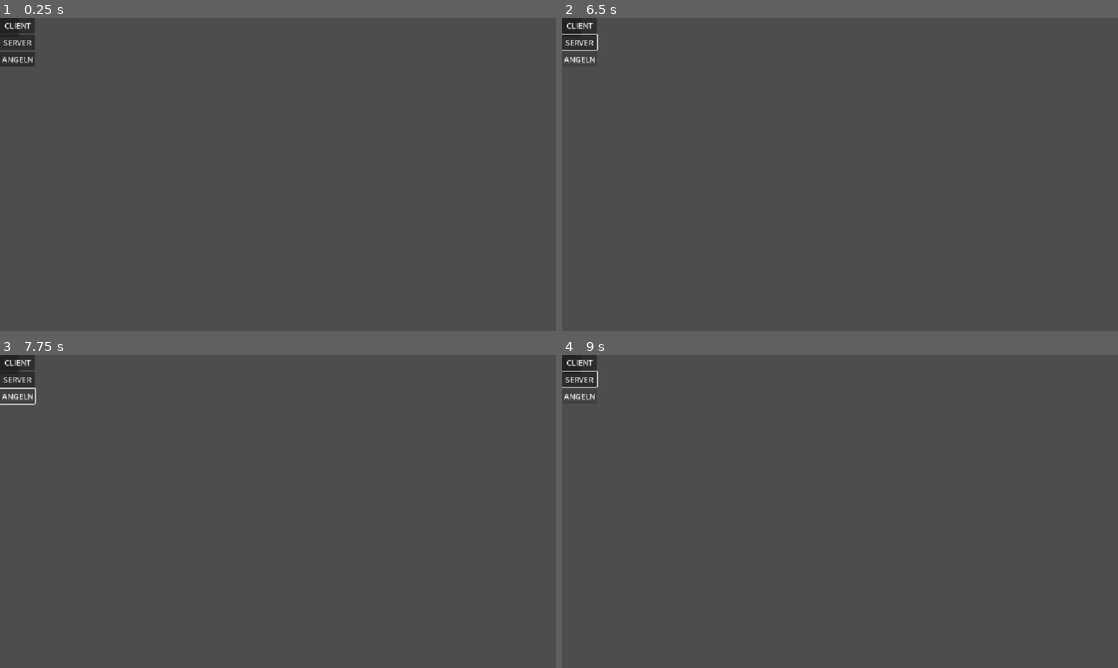
Above: before the commit, frames 1-4 (two rows, left to right).
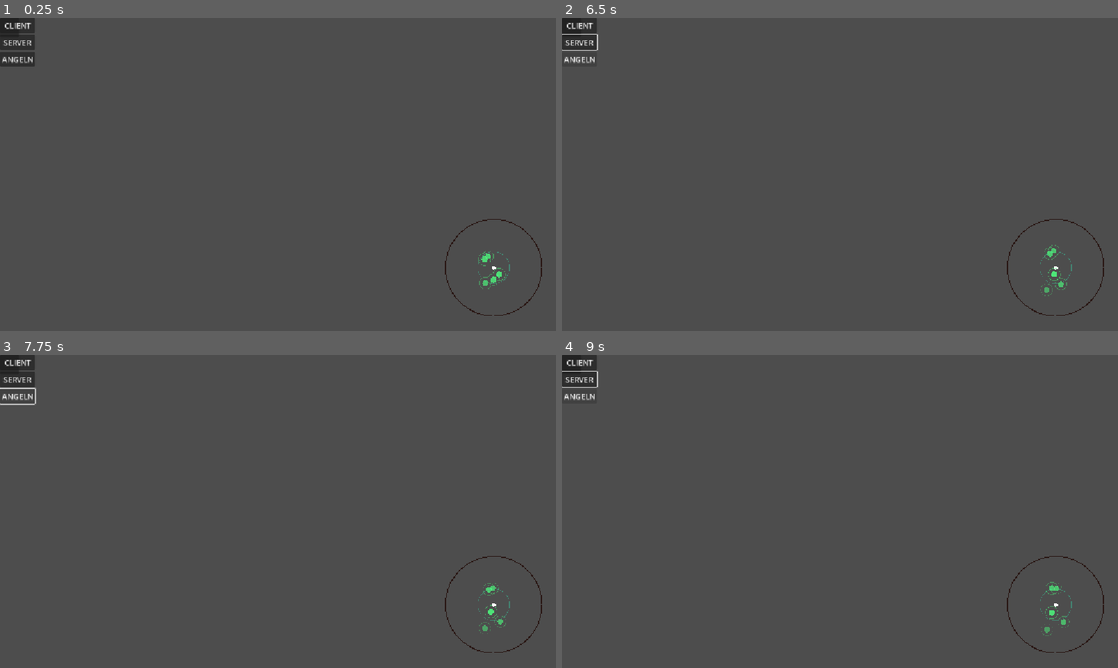
Above: after the commit, the same moments.

Repository: chocolandTV/endless_ocean
Game: Godot game, scene res://scenes/test_web_socket.tscn
Same seed, same stepped clock (60 frames per second), same inputs: the game is played once before the commit and once after it.
Inputs:
- Up to frame 1 (0.25 s): no input
- Up to frame 2 (6.5 s): click "CLIENT" at 0.5 s; click "SERVER" at 1.25 s; click "ANGELN" at 2 s; tap Enter at 2.75, 4.25 s; hold Right (ui_right) 2.78-3.53 s; tap Space at 3.5, 5 s; hold Down (ui_down) 3.53-4.28 s; hold Right (ui_right) 4.28-5.03 s; hold Up (ui_up) 5.03-5.78 s; hold Left (ui_left) from 5.78 s (still down)
- Up to frame 3 (7.75 s): release Left (ui_left) at 7.28 s; hold Down (ui_down) from 7.28 s (still down)
- Up to frame 4 (9 s): tap Enter at 8 s; release Down (ui_down) at 8.03 s; hold Right (ui_right) 8.03-8.78 s; hold Up (ui_up) from 8.78 s (still down)

The runs differ from the first frame. In frame 1, 0.3% of the frame differs, in the area x 80-98%, y 64-96%; in frame 2, 0.3%; in frame 3, 0.3%; in frame 4, 0.3%.
Error after the commit: Invalid access to property or key 'set_fishing' on a base object of type 'Node (network.gd)'. (res://scripts/test_web_socket.gd:31)

Commit message:
network_rework

Diff:
--- a/project.godot
+++ b/project.godot
@@ -24,6 +24,14 @@
 window/stretch/mode="canvas_items"
 window/stretch/aspect="expand"
 
+[input]
+
+fishing={
+"deadzone": 0.2,
+"events": [Object(InputEventKey,"resource_local_to_scene":false,"resource_name":"","device":-1,"window_id":0,"alt_pressed":false,"shift_pressed":false,"ctrl_pressed":false,"meta_pressed":false,"pressed":false,"keycode":0,"physical_keycode":32,"key_label":0,"unicode":32,"location":0,"echo":false,"script":null)
+]
+}
+
 [physics]
 
 3d/physics_engine="Jolt Physics"
--- a/scenes/test_web_socket.tscn
+++ b/scenes/test_web_socket.tscn
@@ -1,6 +1,8 @@
 [gd_scene format=3 uid="uid://dremq4jppgscf"]
 
 [ext_resource type="Script" uid="uid://dog1i5tt4e8wg" path="res://scripts/test_web_socket.gd" id="1_vooo2"]
+[ext_resource type="PackedScene" uid="uid://dqimx00yygemn" path="res://ui/sonar_radar.tscn" id="2_0uih2"]
+[ext_resource type="PackedScene" uid="uid://bkko5ec3shhnb" path="res://ui/fishing_ui.tscn" id="3_3avjl"]
 
 [node name="Test_WebSocket" type="Node2D" unique_id=1318297918]
 script = ExtResource("1_vooo2")
@@ -37,6 +39,26 @@
 layout_mode = 2
 text = "ANGELN"
 
+[node name="Sonar_Radar" parent="CanvasLayer" unique_id=567801495 instance=ExtResource("2_0uih2")]
+anchors_preset = 3
+anchor_left = 1.0
+anchor_top = 1.0
+offset_left = -229.0
+offset_top = -231.0
+offset_right = -29.0
+offset_bottom = -31.0
+grow_horizontal = 0
+grow_vertical = 0
+
+[node name="Fishing_UI" parent="CanvasLayer" unique_id=796542222 instance=ExtResource("3_3avjl")]
+visible = false
+modulate = Color(0.4, 0.22352941, 0.19215687, 1)
+anchors_preset = 0
+anchor_right = 0.0
+anchor_bottom = 0.0
+grow_horizontal = 1
+grow_vertical = 1
+
 [connection signal="pressed" from="CanvasLayer/Control/VBoxContainer/Client_Button" to="." method="_on_button_pressed"]
 [connection signal="pressed" from="CanvasLayer/Control/VBoxContainer/Server_Button" to="." method="_on_server_button_pressed"]
 [connection signal="pressed" from="CanvasLayer/Control/VBoxContainer/Angel_Button" to="." method="_on_angel_button_pressed"]
--- /dev/null
+++ b/scripts/fishing_ui.gd
@@ -0,0 +1,146 @@
+extends Control
+signal minigame_finished(_success : bool, accuracy : float)
+
+@export var target_speed :float = 24.0
+@export var good_balance_range  :float = 12.0
+@export var danger_balance_Range: float = 224.0
+@export var max_tension : float = 100.0
+@export var reel_speed: float = 24.0
+@export var tension_growth : float = 32.0 # rate
+@export var tension_recovery: float =  20.0
+
+@onready var target_label : Label  =$MarginContainer/PanelContainer/VBoxContainer/Head_Info
+@onready var balance_slider : HSlider = $MarginContainer/PanelContainer/VBoxContainer/Balance_Hslider
+@onready var tension_bar : ProgressBar = $MarginContainer/PanelContainer/VBoxContainer/Tension_Bar
+@onready var catch_progress : ProgressBar = $MarginContainer/PanelContainer/VBoxContainer/Catch_Progress
+@onready var status_label : Label = $MarginContainer/PanelContainer/VBoxContainer/Status_Label
+@onready var reel_button : Button = $MarginContainer/PanelContainer/VBoxContainer/Button
+# private variables
+var is_reel_button_pressed : bool = false
+var target_position :float  =50.0
+var target_direction : float = 1.0
+var tension : float = 0.0
+var progress : float = 0.0
+var is_running: bool = false
+var finished : bool = false
+var accuracy_sum : float = 0.0
+var accuracy_samples : int  = 0
+
+func _ready() -> void:
+	balance_slider.min_value = 0
+	balance_slider.max_value = 100
+	balance_slider.value = 50
+
+	tension_bar.max_value = max_tension
+	catch_progress.max_value = 100
+
+	reel_button.button_down.connect(_on_reel_down)
+	reel_button.button_up.connect(_on_reel_up)
+	_start_minigame()
+
+func _physics_process(_delta: float) -> void:
+	if not is_running or finished:
+		return
+	#fish movement
+	target_position += target_direction * target_speed * _delta
+
+	if target_position > 90.0:
+		target_position= 90.0
+		target_direction = -1.0
+	elif target_position <10.0:
+		target_position = 10.0
+		target_direction = 1.0
+
+	#random direction
+	if randf() < _delta *0.8:
+		target_direction *= -1.0
+
+	var _difference : float = absf(float(balance_slider.value) - target_position)
+
+	target_label.text = "Fisch-Zug: %.0f" % target_position
+
+	if _difference <= good_balance_range:
+		if is_reel_button_pressed:
+			progress += reel_speed * _delta
+
+		tension -=tension_recovery * _delta
+		status_label.text = "Perfect, reeeeeeeeeel iiiiiiiiin"
+
+	elif _difference <= danger_balance_Range:
+		if is_reel_button_pressed:
+			progress += reel_speed * 0.3 * _delta
+
+		tension+= tension_growth * 0.35 * _delta
+		status_label.text  ="Caution, keep balance!"
+
+	else:
+		tension += tension_growth * _delta
+
+		if is_reel_button_pressed:
+			progress -= reel_speed * 0.5 * _delta
+
+		status_label.text = "To much pull, counteract it"
+
+	tension = clampf(tension, 0.0, max_tension)
+	progress = clampf(progress, 0.0, 100.0)
+
+	accuracy_sum += 1.0 - clampf(_difference / 50.0,0.0,1.0)
+	accuracy_samples += 1
+
+	tension_bar.set_value_no_signal( tension)
+	catch_progress.set_value_no_signal(progress)
+
+	if tension >= max_tension:
+		_finished(false)
+	elif progress >= 100.0:
+		_finished(true)
+
+func _start_minigame() ->void:
+	target_position = randf_range(30.0,70.0)
+	target_direction = 1.0 if randf() > 0.5 else -1.0
+
+	tension = 0.0
+	progress = 0.0
+	accuracy_sum = 0.0
+	accuracy_samples = 0
+
+	is_reel_button_pressed =false
+	is_running = true
+	finished = false
+
+	balance_slider.set_value_no_signal(50.0)
+	tension_bar.set_value_no_signal(0)
+	catch_progress.set_value_no_signal(0)
+
+	status_label.text = "Fish catched, hold the balance"
+	reel_button.disabled = false
+
+
+func _on_reel_down() ->void:
+	if is_running and not finished:
+		is_reel_button_pressed = true
+
+func _on_reel_up() ->void:
+	is_reel_button_pressed = false
+
+func _finished(_result : bool) ->void:
+	if finished:
+		return
+
+	finished = true
+	is_running = false
+	is_reel_button_pressed = false
+	reel_button.disabled = true
+
+	# genauigkeit
+	var _accuracy: float = 0.0
+
+	if accuracy_samples > 0:
+		_accuracy = accuracy_sum / float(accuracy_samples)
+
+	if _result:
+		status_label.text ="Catched."
+	else:
+		status_label.text = "The Fish has escaped."
+
+	minigame_finished.emit(_result, _accuracy)
--- a/scripts/network.gd
+++ b/scripts/network.gd
@@ -4,20 +4,37 @@
 signal connection_changed(_connected : bool)
 signal game_state_updated(state:  Dictionary)
 signal fishing_result_received(_success : bool, amount : int)
+signal fishing_session_started(_session_id: int, phase : float)
+signal fishing_session_ended(_success : bool, message: String)
+
 
 # consts
 const SERVER_PORT : int = 9080
 const MAX_PLAYERS: int  = 128
 const DEFAULT_START_FOOD : int  = 100
 const DEFAULT_BOSS_FOOD_CONDITION : int = 1000
+
+const FOOD_DECAY_PER_SECOND : int = 1
+const FISHING_COOLDOWN_MS : int = 1500
+const MIN_FISHING_DURATION_MS : int = 3000
+const MAX_FISHING_DURATION_MS: int  = 45000
+const INPUT_INTERVAL_MS : int = 100
+const MIN_INPUT_SAMPLES: int  = 15
+const GOOD_BALANCE_RANGE : float = 15.0
+const MAX_TENSION : float = 100.0
+
 # only server executes
 var is_server : bool  = false
 
 # Base stats
 var food_by_player: Dictionary = {}
 var active_fishers: Dictionary = {}
+var fishing_sessions: Dictionary = {}
+var last_fishing_time: Dictionary = {}
+
 var total_progress:  int = 0
 var boss_spawned : bool = false
+var next_session_id: int  = 1
 
 # timer
 var decay_timer : float = 0.0
@@ -34,8 +51,11 @@
     multiplayer.multiplayer_peer = peer
     is_server = true
 
-    multiplayer.peer_connected.connect(_on_peer_connected)
-    multiplayer.peer_disconnected.connect(_on_peer_disconnected)
+    if not multiplayer.peer_connected.is_connected(_on_peer_connected):
+        multiplayer.peer_connected.connect(_on_peer_connected)
+
+    if not multiplayer.peer_disconnected.is_connected(_on_peer_disconnected):
+        multiplayer.peer_disconnected.connect(_on_peer_disconnected)
 
     print("Server initialize finished on port: ", SERVER_PORT)
     return OK
@@ -54,6 +74,15 @@
     multiplayer.multiplayer_peer = peer
     # disable server mode
     is_server = false
+    # new secure conditon
+    if not multiplayer.connected_to_server.is_connected(_on_connected_to_server):
+        multiplayer.connected_to_server.connect(_on_connected_to_server)
+
+    if not multiplayer.connection_failed.is_connected(_on_connection_failed):
+        multiplayer.connection_failed.connect(_on_connection_failed)
+
+    if not multiplayer.server_disconnected.is_connected(_on_server_disconnected):
+        multiplayer.server_disconnected.connect(_on_server_disconnected)
 
     return OK
 
@@ -65,12 +94,23 @@
 
     decay_timer +=_delta
 
-    if decay_timer >= 1:
+    if decay_timer >= FOOD_DECAY_PER_SECOND:
         decay_timer = 0.0
 
         _decay_food()
         _broadcast_state()
 
+# connections success signal
+func _on_connected_to_server() ->void:
+    connection_changed.emit(true)
+
+# connection failed signal
+func _on_connection_failed() ->void:
+    connection_changed.emit(false)
+
+# connection on server disconnected signal
+func _on_server_disconnected() ->void:
+    connection_changed.emit(false)
 
 func _on_peer_connected(_id : int) ->void:
     if not is_server:
@@ -86,82 +126,235 @@
 
     food_by_player.erase(_id)
     active_fishers.erase(_id)
-    _broadcast_state()
-
-# client request - server result
-@rpc("any_peer","call_remote","reliable")#crazy magic high level multiplayer
-func request_fish() -> void:
-
-    if not is_server:
-        return
-
-    # get sender id from remote procedure call # arma  reference remoteExec
-    var _sender_id := multiplayer.get_remote_sender_id()
-
-    # if client is fisherman
-    if not food_by_player.has(_sender_id):
-        return
-    # is active fisher
-    if not active_fishers.get(_sender_id, false):
-        print("Error: Player is not active")
-        return
-
-    #reward
-    var _reward : int  = randi_range(0,10) * active_fishers.size()
-    food_by_player[_sender_id] += _reward
-    print("Server: Player %s collect %s Food, Anema Koi needs %s Food left" % [_sender_id, _reward, DEFAULT_BOSS_FOOD_CONDITION - total_progress])
-
-    ##add to global count
-    total_progress += _reward
-
-    # if boss_condition cleared, spawn amena koi
-    if total_progress >= DEFAULT_BOSS_FOOD_CONDITION and not boss_spawned:
+    fishing_sessions.erase(_id)
+    last_fishing_time.erase(_id)
+    _broadcast_state()
+
+
+#client requests to begin fishing
+@rpc("any_peer","call_remote","reliable")
+func request_start_fishing() ->void:
+    if not is_server:
+        return
+
+    var sender_id : int= multiplayer.get_remote_sender_id()
+
+    if not food_by_player.has(sender_id):
+        return
+
+    if int(food_by_player[sender_id] <= 0):
+        _send_session_message(sender_id, false, "Not enough food.")
+        return
+
+    if fishing_sessions.has(sender_id):
+        return
+
+    var now : float = Time.get_ticks_msec()
+    var last_time: float =int(last_fishing_time.get(sender_id,0))
+
+    if now - last_time < FISHING_COOLDOWN_MS:
+        _send_session_message(sender_id, false, "Please wait.")
+        return
+
+    var session_id :int = next_session_id
+    next_session_id += 1
+
+    # the phase defines the target motion for this session
+    var phase :float = randf_range(0.0,TAU)
+
+    fishing_sessions[sender_id] =  {
+        "id" : session_id,
+        "started_ms" : now,
+        "last_input_ms" : 0,
+        "samples" : 0,
+        "good_samples" : 0,
+        "tension" : 0.0,
+        "phase" : phase,
+        "last_balance" : 50.0,
+        "reeling" : false
+    }
+    active_fishers[sender_id] = true
+    last_fishing_time[sender_id] = now
+
+    on_fishing_session_started.rpc_id(sender_id, session_id, phase)
+    _broadcast_state()
+
+#clients submits its current slider and button state
+@rpc("any_peer","call_remote","unreliable")
+func submit_fishing_input(session_id : int, balance : float, reeling: bool) -> void:
+    if not is_server:
+        return
+    var sender_id : int = multiplayer.get_remote_sender_id()
+
+    if not fishing_sessions.has(sender_id):
+        return
+
+    var session : Dictionary = fishing_sessions[sender_id]
+
+    if int(session["id"]) != session_id:
+        print("not same session id")
+        return
+    var now : float = Time.get_ticks_msec()
+    var last_input: float = int(session["last_input_ms"])
+
+    if now - last_input < INPUT_INTERVAL_MS:
+        print("to short interval")
+        return
+
+    if not is_finite(balance) or balance < 0.0 or balance > 100.0:
+        print("balance is out of nowhere")
+        return
+
+    var elapsed :float = float(now - int(session["started_ms"])) / 1000.0
+    var phase : float  = float( session["phase"])
+    var target : float = _get_target_position(elapsed, phase)
+    var difference : float  = absf(balance - target)
+
+    var tension : = float (session["tension"])
+
+    if difference <= GOOD_BALANCE_RANGE:
+        tension = maxf(0.0, tension -8.0)
+        if reeling:
+            session["good_samples"] = int(session["good_samples"]) +1
+    elif difference <= 28.0:
+        tension += 3.0
+
+    else:
+        tension += 7.0
+
+    session["samples"] = int(session["samples"]+1)
+    session["last_input_ms"] = now
+    session["last_balance"] = balance
+    session["reeling"] = reeling
+    session["tension"] = clampf(tension, 0.0, MAX_TENSION)
+
+    fishing_sessions[sender_id]  = session
+
+    if float(session["tension"]) >= MAX_TENSION:
+        _end_fishing(sender_id, false, "The fish escaped.")
+
+
+#client asks to finish the current fishing attempt
+@rpc("any_peer","call_remote","reliable")
+func request_finish_fishing(session_id : int)->void:
+    if not is_server:
+        return
+    var sender_id: int = multiplayer.get_remote_sender_id()
+
+    if not fishing_sessions.has(sender_id):
+        return
+
+    var session: Dictionary = fishing_sessions[sender_id]
+
+    if int(session["id"]) != session_id:
+        print(" not same session id")
+        return
+
+    var elapsed_ms: float = Time.get_ticks_msec() - int(session["started_ms"])
+
+    if elapsed_ms < MIN_FISHING_DURATION_MS:
+        print("to short to finish fishing")
+        return
+
+    if elapsed_ms > MAX_FISHING_DURATION_MS:
+        _end_fishing(sender_id, false, "The fish escaped.")
+        return
+
+    var samples : int = int(session["samples"])
+    var good_samples : int  = int(session["good_samples"])
+
+    if samples < MIN_INPUT_SAMPLES:
+        _end_fishing(sender_id, false, "Not enough fishing input")
+        return
+
+    #samples must be balanced while reeling
+    var accuracy : float = float(good_samples) / float (samples)
+    if accuracy < 0.6:
+        _end_fishing(sender_id,false,"The fish escaped.")
+        return
+
+    var active_count : int  = _count_active_fishers()
+    var reward : int = randi_range(1,20)
+
+    #group bonus
+    var bonus_multiplier : float = 1.0 + minf(
+        maxf(float(active_count -1), 0.0) * 0.1,
+        0.50)
+
+    reward = int(round(float(reward) * bonus_multiplier))
+
+    food_by_player[sender_id] += reward
+    total_progress += reward
+
+    print("Player %s collected %s food. Boss needs $s more." %[sender_id,reward,DEFAULT_BOSS_FOOD_CONDITION- total_progress])
+
+    if (total_progress >= DEFAULT_BOSS_FOOD_CONDITION and not boss_spawned):
         boss_spawned = true
-        print("Amena Koi approaches")
-
-    # call this function from server with client id
-    on_fishing_result.rpc_id(_sender_id, true, _reward)
-    _broadcast_state()
-
-@rpc("any_peer","call_remote","reliable")
-func set_fishing(_active : bool) ->void:
-
-    if not is_server:
-        return
-
-    var _sender_id:= multiplayer.get_remote_sender_id()
-
-    if not active_fishers.has(_sender_id):
-        print("Error: Player is not active")
-        return
-
-    active_fishers[_sender_id] = true
-    _broadcast_state()
-
-######### SERVER REMOTE CALL TO SPECIFIC CLIENT
+        print("Amena Koi approaches!")
+
+    _end_fishing(sender_id,true,"Fish caught!")
+    on_fishing_result.rpc_id(sender_id,true, reward)
+    _broadcast_state()
+
+func _get_target_position(elapsed : float, phase: float) ->float:
+    # deterministic movement function on client and server
+    var movement:= ( 30.0 * sin(elapsed * 1.2 + phase)
+    + 10.0 * sin(elapsed * 2.7 + phase * 1.7)
+    )
+    return clampf(50.0 + movement, 10.0, 90.0)
+# get current acive fishers
+func _count_active_fishers() ->int:
+    var count: int  = 0
+
+    for peer_id in active_fishers.keys():
+        if bool(active_fishers[peer_id]):
+            count += 1
+
+    return count
+
+# end fishing with print and result
+func _end_fishing(sender_id: int, success : bool, message : String) ->void:
+    # clear current session for client
+    fishing_sessions.erase(sender_id)
+
+    if active_fishers.has(sender_id):
+        active_fishers[sender_id] =  false
+
+    if sender_id > 0:
+        on_fishing_session_ended.rpc_id(sender_id, success, message)
+
+    _broadcast_state()
+
+func _send_session_message(sender_id,success : bool, message : String) ->void:
+    on_fishing_session_ended.rpc_id(sender_id, success, message)
+
+
 @rpc("authority","call_remote","reliable")
-func on_fishing_result(_success : bool, _amount :int) ->void:
-    fishing_result_received.emit(_success, _amount)
-
-@rpc("authority","call_remote","reliable")
-func receive_state(_state: Dictionary)->void:
-    game_state_updated.emit(_state)
-
-### Serverside functions
+func on_fishing_session_started(session_id : int, phase : float)->void:
+    fishing_session_started.emit(session_id, phase)
+
+@rpc("authority","call_remote", "reliable")
+func on_fishing_session_ended(success : bool, message: String) ->void:
+    fishing_session_ended.emit(success, message)
+
+@rpc("authority","call_remote", "reliable")
+func on_fishing_result(success : bool, amount : int) ->void:
+    fishing_result_received.emit(success, amount)
+
+@rpc("authority","call_remote", "reliable")
+func receive_state(state : Dictionary) ->void:
+    game_state_updated.emit(state)
+
 func _decay_food() ->void:
-    # every player loose food # later if food <= 0 fisher licence disabled
     for player_id in food_by_player.keys():
-        food_by_player[player_id] = max(
-            0,
-            int(food_by_player[player_id]) -1
-        )
+        food_by_player[player_id] -= FOOD_DECAY_PER_SECOND
+
 func _broadcast_state() ->void:
-    #create a list and send to clients
-    var _state := {
+    var state :Dictionary = {
         "food" : food_by_player.duplicate(),
         "progress" : total_progress,
         "boss_spawned" : boss_spawned,
         "active_fishers" : active_fishers.duplicate()
     }
-    receive_state.rpc(_state)
-    game_state_updated.emit(_state)
+    receive_state.rpc(state)
+    game_state_updated.emit(state)
--- /dev/null
+++ b/scripts/sonar_radar.gd
@@ -0,0 +1,113 @@
+extends Control
+
+@export var radar_radius :float = 100.0
+@export var detection_radius : float = 500.0
+@export var signal_noise : float = 12.0
+@export var fish_count : int  = 5
+@export var fish_drift_speed : float = 12.0
+
+# privates clientside
+var local_fish : Array[Dictionary]  =[]
+var pulse_time: float = 0.0
+
+# Called when the node enters the scene tree for the first time.
+func _ready() -> void:
+	_generate_test_fish()
+
+
+# Called every frame. 'delta' is the elapsed time since the previous frame.
+func _physics_process(delta: float) -> void:
+	pulse_time += delta
+
+	for fish in local_fish:
+		var drift : Vector2 = fish["drift"]
+		var pos: Vector2 = fish["position"]
+
+		pos += drift * fish_drift_speed * delta
+		#signal drift
+		if randf() < delta * 0.5:
+			drift = drift.rotated(randf_range(-0.8,0.8))
+
+		if pos.length() > detection_radius * 0.85:
+			drift  = -pos.normalized()
+
+
+		fish["position"]  = pos
+		fish["drift"]  = drift
+
+	# draw fish positions only once per frame
+	queue_redraw()
+
+
+func _generate_test_fish() ->void:
+	local_fish.clear()
+
+	for i in range(fish_count):
+		var angle: float = randf_range(0.0,TAU)
+		var distance :float =(randf_range(
+			detection_radius * 0.15,
+			detection_radius * 0.9
+		))
+		local_fish.append({
+			"position" : Vector2.from_angle(angle) * distance,
+			"drift" : Vector2.from_angle(randf_range(0.0, TAU)),
+			"strength" : randf_range(0.65, 1.0)
+		})
+
+func _draw() -> void:
+	var center :Vector2 = size / 2.0
+	var scale_factor : float = radar_radius / detection_radius
+
+	# radar ring
+	draw_arc(
+		center,
+		radar_radius,
+		0.0,
+		TAU,
+		64,
+		Color(0.133,0.041,0.031,0.8),#main color
+		2.0
+	)
+	draw_arc(
+		center,
+		radar_radius * 0.33,
+		0.0,
+		TAU,
+		64,
+		Color(0.2,0.9,0.7,0.35),#border color
+		1.0
+	)
+	# draw boat
+	draw_circle(center,4.0, Color.WHITE)
+
+	# local fish signals
+	for fish in local_fish:
+		var _pos: Vector2 = fish["position"]
+		var _strength : float = fish["strength"]
+
+		var radar_pos: Vector2 = center + _pos * scale_factor
+		var _pulse : float = 1.0 + 0.25 * sin(pulse_time * 5.0)
+		var _radius : float  = 3.0 + _strength * _pulse * 3.0
+
+		#signal power
+		var alpha : float  = clampf(
+			1.0 - _pos.length() / detection_radius,
+			0.1,
+			1.0
+		)
+
+		draw_circle(
+			radar_pos,
+			_radius,
+			Color(0.3,1.0,0.5, alpha)
+		)
+		#signal border
+		draw_arc(
+			radar_pos,
+			_radius* 2.0,
+			0.0,
+			TAU,
+			24,
+			Color(0.3,1.0,0.5, alpha * 0.5),
+			1.0
+		)
--- a/scripts/test_web_socket.gd
+++ b/scripts/test_web_socket.gd
@@ -1,13 +1,11 @@
 extends Node2D
 @export var is_server : bool = true
-const SERVER_IP : String = "wss://endlessocean.mineralz2135.de:9080"
+const SERVER_IP : String = "wss://endlessocean.mineralz2135.de/ws"
 const SERVER_LOCALHOST : String = "ws://127.0.0.1:9080"
 # Called when the node enters the scene tree for the first time.
 func _ready() -> void:
 	if is_server:
 		_on_server_button_pressed()
-	else:
-		_on_button_pressed()
 
 
 
@@ -24,7 +22,7 @@
 
 
 func _on_button_pressed() -> void:
-	var result:= Network.connect_to_server(SERVER_LOCALHOST)
+	var result:= Network.connect_to_server(SERVER_IP)
 	if result == OK:
 		print("connection successed")
 
--- /dev/null
+++ b/ui/fishing_ui.tscn
@@ -0,0 +1,68 @@
+[gd_scene format=3 uid="uid://bkko5ec3shhnb"]
+
+[ext_resource type="Script" uid="uid://cikdhgw3qnuet" path="res://scripts/fishing_ui.gd" id="1_7ucl3"]
+
+[sub_resource type="StyleBoxEmpty" id="StyleBoxEmpty_477m3"]
+
+[node name="Fishing_UI" type="Control" unique_id=796542222]
+layout_mode = 3
+anchors_preset = 15
+anchor_right = 1.0
+anchor_bottom = 1.0
+grow_horizontal = 2
+grow_vertical = 2
+script = ExtResource("1_7ucl3")
+
+[node name="MarginContainer" type="MarginContainer" parent="." unique_id=872638049]
+layout_mode = 0
+offset_right = 40.0
+offset_bottom = 40.0
+theme_override_constants/margin_left = 15
+theme_override_constants/margin_top = 15
+theme_override_constants/margin_right = 15
+theme_override_constants/margin_bottom = 15
+
+[node name="PanelContainer" type="PanelContainer" parent="MarginContainer" unique_id=1250177148]
+layout_mode = 2
+
+[node name="VBoxContainer" type="VBoxContainer" parent="MarginContainer/PanelContainer" unique_id=1686388754]
+layout_mode = 2
+
+[node name="Head_Info" type="Label" parent="MarginContainer/PanelContainer/VBoxContainer" unique_id=1631616526]
+custom_minimum_size = Vector2(300, 0)
+layout_mode = 2
+text = "Target:  Amena Koi"
+horizontal_alignment = 1
+
+[node name="Balance_Hslider" type="HSlider" parent="MarginContainer/PanelContainer/VBoxContainer" unique_id=816792032]
+layout_mode = 2
+tooltip_text = "Try to keep the balance to the green marker"
+
+[node name="Tension_Bar" type="ProgressBar" parent="MarginContainer/PanelContainer/VBoxContainer" unique_id=944258456]
+custom_minimum_size = Vector2(300, 25)
+layout_mode = 2
+tooltip_text = "Higher Tension will lose the fish"
+step = 1.0
+value = 50.0
+rounded = true
+show_percentage = false
+
+[node name="Catch_Progress" type="ProgressBar" parent="MarginContainer/PanelContainer/VBoxContainer" unique_id=1817295221]
+layout_mode = 2
+step = 1.0
+value = 50.0
+rounded = true
+
+[node name="Status_Label" type="Label" parent="MarginContainer/PanelContainer/VBoxContainer" unique_id=1623477634]
+layout_mode = 2
+text = "Status: Fish near 10 meters"
+horizontal_alignment = 1
+
+[node name="HSeparator" type="HSeparator" parent="MarginContainer/PanelContainer/VBoxContainer" unique_id=1634074711]
+layout_mode = 2
+theme_override_constants/separation = 30
+theme_override_styles/separator = SubResource("StyleBoxEmpty_477m3")
+
+[node name="Button" type="Button" parent="MarginContainer/PanelContainer/VBoxContainer" unique_id=1938713718]
+layout_mode = 2
+text = "Reel in"
--- /dev/null
+++ b/ui/sonar_radar.tscn
@@ -0,0 +1,15 @@
+[gd_scene format=3 uid="uid://dqimx00yygemn"]
+
+[ext_resource type="Script" uid="uid://mx6o2p7sflxb" path="res://scripts/sonar_radar.gd" id="1_r4jx2"]
+
+[node name="Sonar_Radar" type="Control" unique_id=567801495]
+custom_minimum_size = Vector2(200, 200)
+layout_mode = 3
+anchors_preset = 15
+anchor_right = 1.0
+anchor_bottom = 1.0
+offset_right = -1152.0
+offset_bottom = -648.0
+grow_horizontal = 2
+grow_vertical = 2
+script = ExtResource("1_r4jx2")
Not shown, changed: export_presets.cfg
Not shown, added: scripts/fishing_ui.gd.uid
Not shown, added: scripts/sonar_radar.gd.uid
